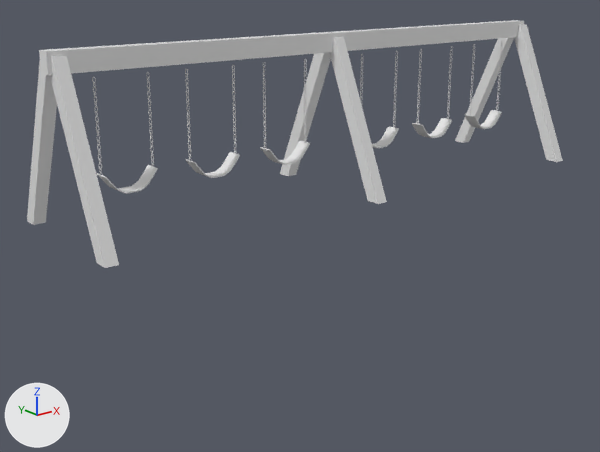
An edit to the FBX model Assets/Models/Environment/swings.FBX, drawn before and after from the same camera.
Both versions are drawn from a camera (50 mm lens) standing at (-12.75, -14.82, 5.12) and looking at (-0.78, 0.14, -0.87). Every picture has the same lights, and +X, +Y and +Z are marked at lower left. Where no turn or scale is listed for an object, it has been applied to the vertices.
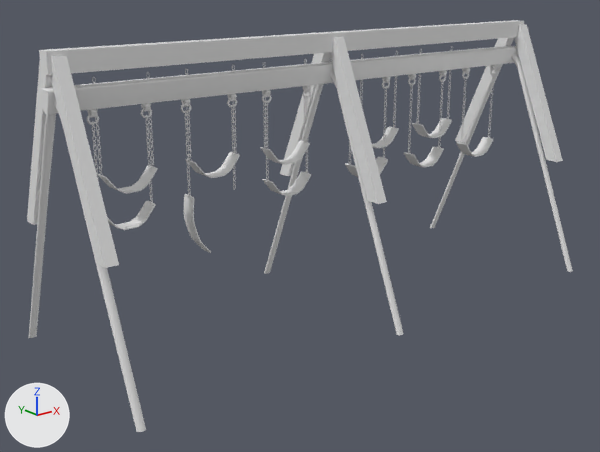
Commit message: Updated swings

Location of each change, (x1, y1, x2, y2) in pixels of the pictures (600 x 452 px; the box of a moved part takes in the faces that stretch with it):
'Chains005', added: after (29, 46, 573, 432)
'Box017', deleted: before (465, 110, 502, 129)
'Torus023', deleted: before (469, 44, 475, 117)
'Torus022', deleted: before (496, 42, 503, 112)
part 1 of me_mesh_013, moved or reshaped: before (496, 42, 503, 112); after (417, 50, 422, 124)
part 2 of me_mesh_009, moved or reshaped: before (465, 110, 502, 129); after (186, 152, 239, 178)
part 3 of me_mesh_014, moved or reshaped: before (469, 44, 475, 117); after (360, 54, 363, 105)

The change, as a diff of the scene's bpy script:
```diff
--- a/Assets/Models/Environment/swings.FBX.py
+++ b/Assets/Models/Environment/swings.FBX.py
@@ me_mesh_013 @@
 me_mesh_013.from_pydata(...)  # 1680 vertices, 3360 faces; spans x -0.03..0.03, y -0.04..0.04, z -0.94..1.04
+# me_mesh_013 part 1: the whole mesh is multiplied about the mesh origin by the matrix ((47.398, 0.0, 0.0), (0.0, 39.37, 0.0), (0.0, 0.0, 39.37))
@@ me_mesh_009 @@
 me_mesh_009.from_pydata(...)  # 44 vertices, 84 faces; spans x -0.586..0.586, y -0.189..0.189, z -0.326..0.089
+# me_mesh_009 part 2: the whole mesh is multiplied about the mesh origin by the matrix ((47.398, 0.0, 0.0), (0.0, 39.37, 0.0), (0.0, 0.0, 39.37))
@@ me_mesh_014 @@
 me_mesh_014.from_pydata(...)  # 1680 vertices, 3360 faces; spans x -0.03..0.03, y -0.04..0.04, z -0.94..1.04
+# me_mesh_014 part 3: the whole mesh is multiplied about the mesh origin by the matrix ((47.398, 0.0, 0.0), (0.0, 39.37, 0.0), (0.0, 0.0, 39.37))
@@ me_mesh_022_1 @@
+me_mesh_022_1.from_pydata(...)  # 21924 vertices, 43704 faces; spans x -6.88..6.88, y -2.63..2.64, z -2.96..2.96
@@ ob_box019 @@
-ob_box019 = bpy.data.objects.new('Box019', me_mesh_011)
+ob_box019 = bpy.data.objects.new('Box019', me_mesh_010)
 ob_box019.location = (-5.3, 0.01, 1.12)
@@ ob_torus026 @@
-ob_torus026 = bpy.data.objects.new('Torus026', me_mesh_017)
+ob_torus026 = bpy.data.objects.new('Torus026', me_mesh_014)
 ob_torus026.location = (1.0, 0.0, 2.08)
@@ ob_torus033 @@
-ob_torus033 = bpy.data.objects.new('Torus033', me_mesh_024)
+ob_torus033 = bpy.data.objects.new('Torus033', me_mesh_021)
 ob_torus033.location = (-5.88, 0.0, 2.08)
@@ ob_torus022 @@
-ob_torus022 = bpy.data.objects.new('Torus022', me_mesh_013)
-ob_torus022.location = (6.23, 0.0, 2.08)
@@ ob_torus025 @@
-ob_torus025 = bpy.data.objects.new('Torus025', me_mesh_016)
+ob_torus025 = bpy.data.objects.new('Torus025', me_mesh_013)
 ob_torus025.location = (3.01, 0.0, 2.08)
@@ ob_box017 @@
-ob_box017 = bpy.data.objects.new('Box017', me_mesh_009)
-ob_box017.location = (5.66, 0.01, 1.12)
@@ ob_box018 @@
-ob_box018 = bpy.data.objects.new('Box018', me_mesh_010)
+ob_box018 = bpy.data.objects.new('Box018', me_mesh_009)
 ob_box018.location = (-3.27, 0.01, 1.12)
@@ ob_torus023 @@
-ob_torus023 = bpy.data.objects.new('Torus023', me_mesh_014)
-ob_torus023.location = (5.08, 0.0, 2.08)
@@ ob_chains005 @@
+ob_chains005 = bpy.data.objects.new('Chains005', me_mesh_022_1)
+ob_chains005.location = (0.0, 0.0, 0.0)
```
